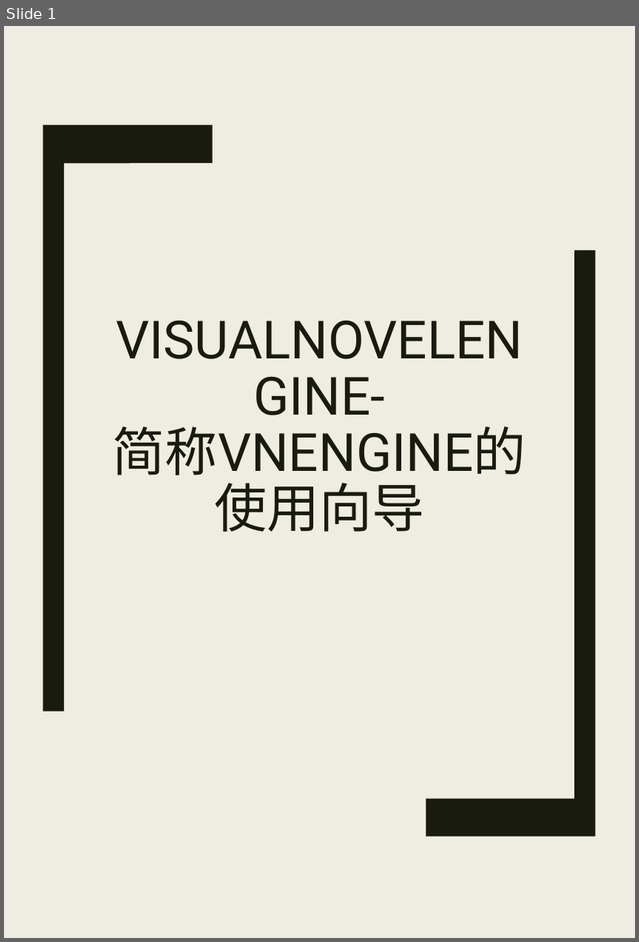
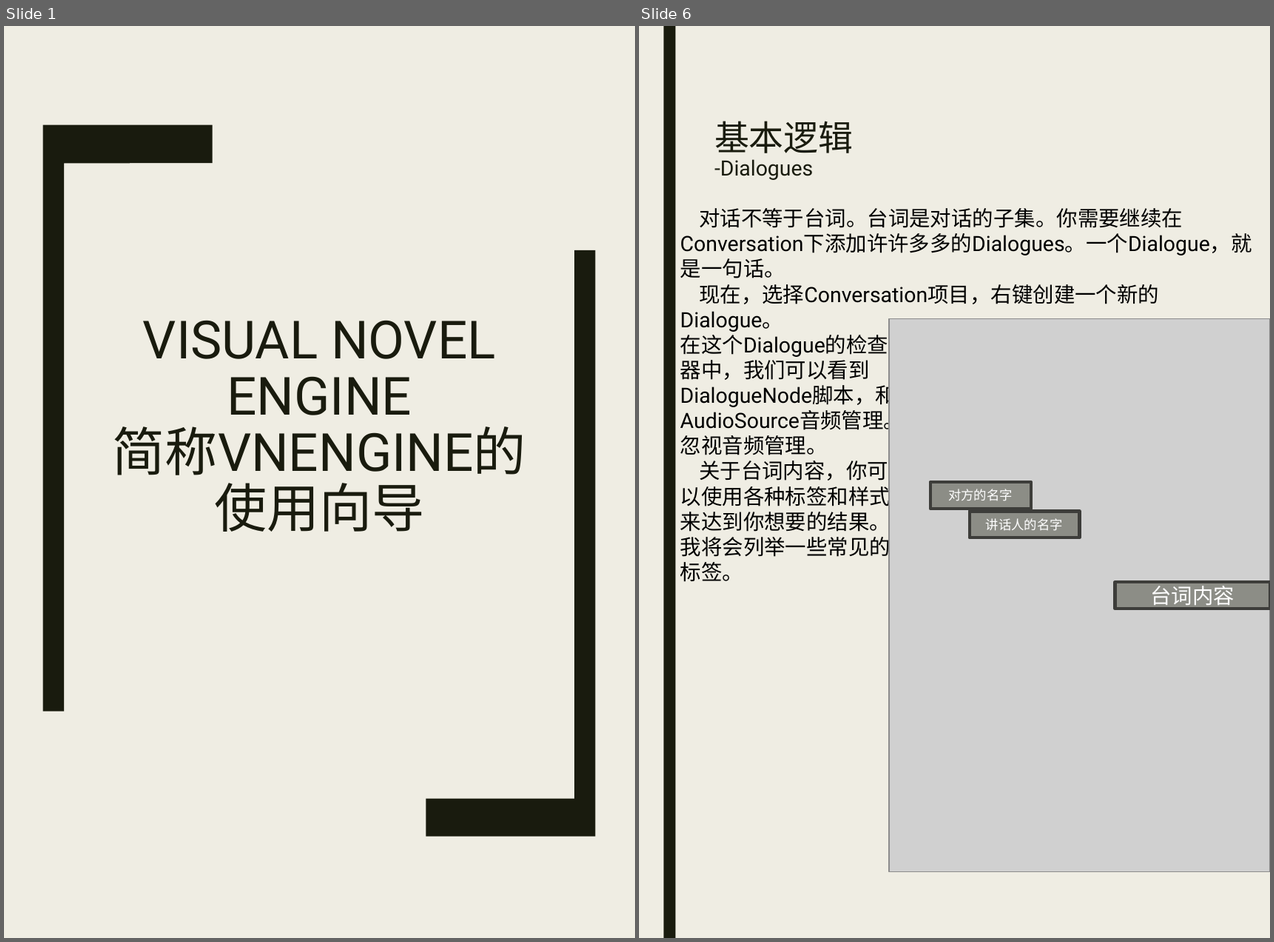
Before and after one commit to MakuraU/ReGame, a slide deck: Assets/如何使用VisualNovelEngine.pptx. Shown side by side, each under a label of ours: slide 1 before the commit, slides 1 and 6 after it; the slides between them are not shown. The pictures are 639x942 and 1274x942 pixels, drawn with LibreOffice and Linux fonts; fonts in the diff are those of the drawing; grey boxes stand for pictures. Boxes give left, top, right and bottom in pixels: in the first picture for what was removed or moved away, otherwise in the second. Text is boxed around its words. In the diff, an @@ line names an element or a change of style, - is before the commit and + after.

```diff
--- a/Assets/如何使用VisualNovelEngine.pptx
+++ b/Assets/如何使用VisualNovelEngine.pptx
@@ slide 6 added at (x1=639, y1=26, x2=1270, y2=938), background #EFEDE3 @@
@@ rectangle added at (x1=663, y1=26, x2=675, y2=938), fill #191B0E @@
@@ title added at (x1=714, y1=121, x2=854, y2=180), 18 pt, text #191B0E @@
+基本逻辑
+-Dialogues
@@ text added at (x1=680, y1=208, x2=1252, y2=560), 18 pt, text #000000 @@
+对话不等于台词。台词是对话的子集。你需要继续在Conversation下添加许许多多的Dialogues。一个Dialogue，就是一句话。
+现在，选择Conversation项目，右键创建一个新的Dialogue。
+在这个Dialogue的检查
+器中，我们可以看到
+DialogueNode脚本，和
+AudioSource音频管理。
+忽视音频管理。
+关于台词内容，你可
+以使用各种标签和样式
+来达到你想要的结果。
+我将会列举一些常见的
+标签。
@@ picture added at (x1=889, y1=319, x2=1270, y2=872) @@
@@ rectangle added at (x1=931, y1=482, x2=1031, y2=509), fill #8C8D86, outline #3D3E3B 2.75 pt, 11 pt, text #FFFFFF @@
+对方的名字
@@ rectangle added at (x1=970, y1=511, x2=1080, y2=537), fill #8C8D86, outline #3D3E3B 2.75 pt, 11 pt, text #FFFFFF @@
+讲话人的名字
@@ rectangle added at (x1=1116, y1=582, x2=1270, y2=609), fill #8C8D86, outline #3D3E3B 2.75 pt, 18 pt, text #FFFFFF @@
+台词内容
@@ slide 1 changed as well @@
@@ title at (x1=113, y1=320, x2=526, y2=484): text changed @@
-VISUALNOVELENGINE-
-简称VNENGINE的使用向导
+VISUAL NOVEL ENGINE
+简称VNENGINE的使用向导
```
Also in this commit, not shown: 5 other slides added, 1 slide removed, 1 other file.
